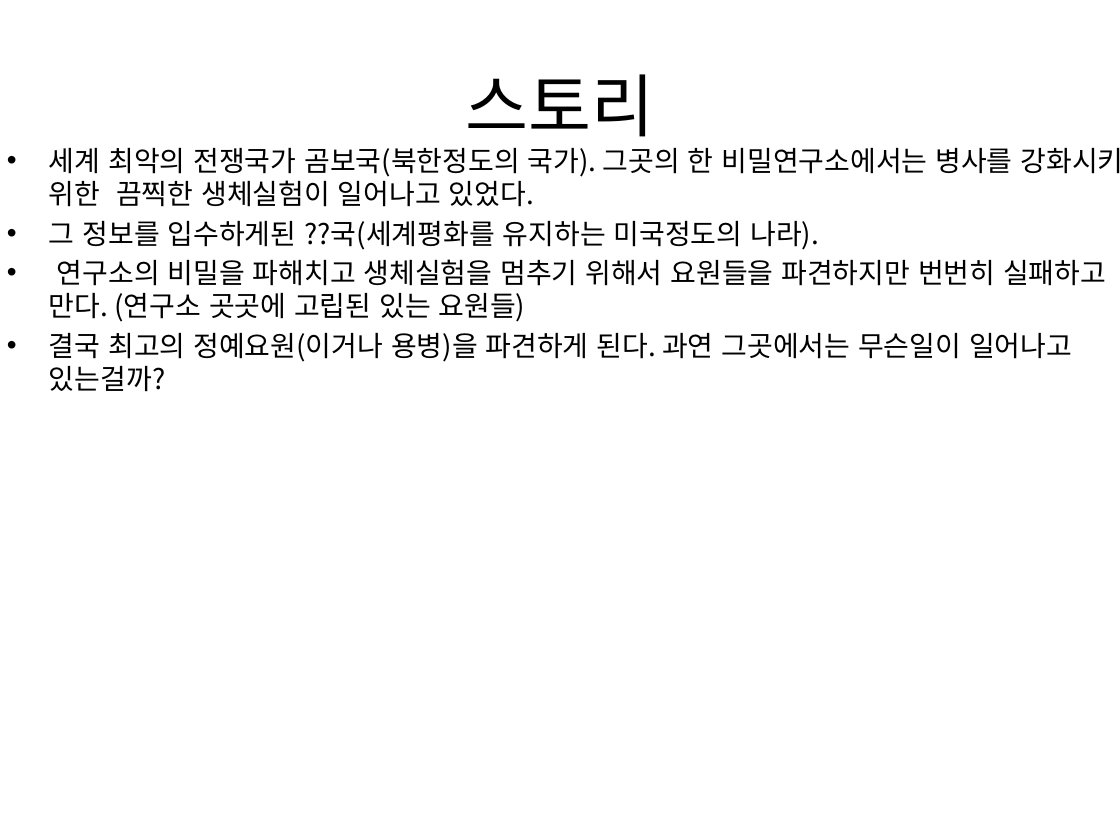
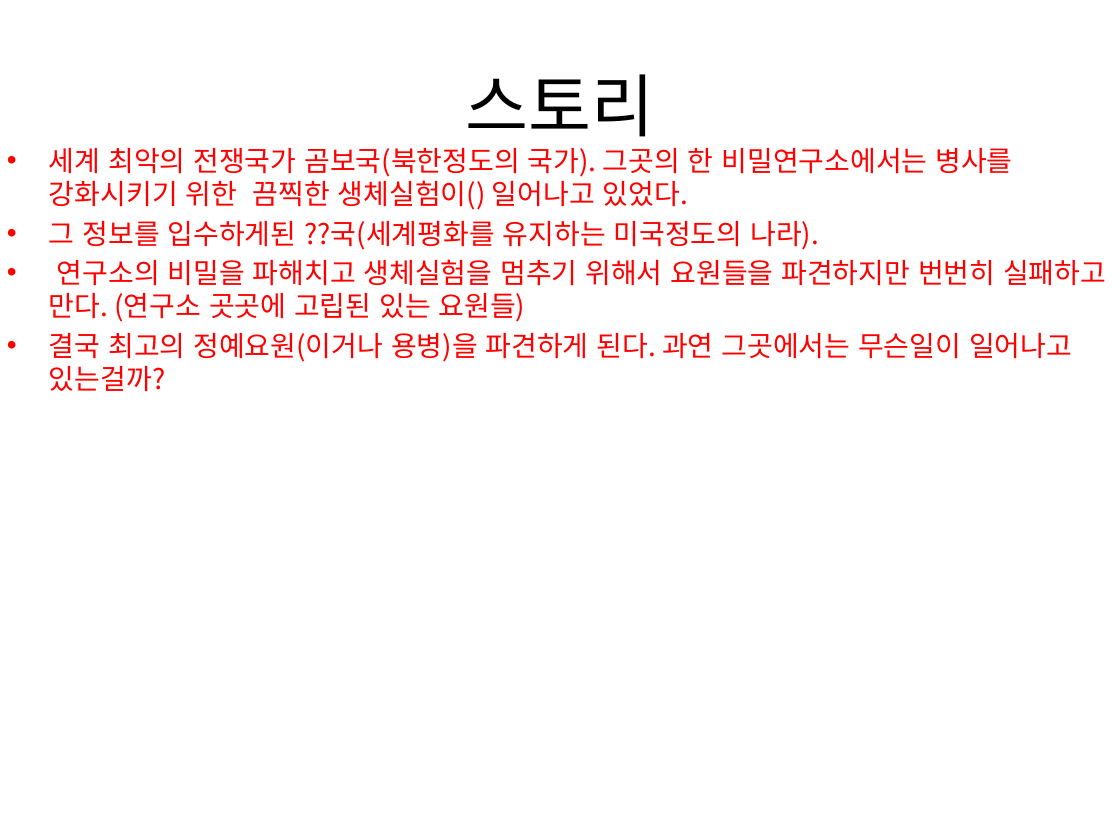
Before and after one commit to gkdlgndpdu/EscapeJail, a slide deck: slide 59 of EscapeJail/Assets/기획/스테이지1기획.pptx. Drawn at 1120x840 pixels with LibreOffice and Linux fonts; fonts in the diff are those of the drawing. Boxes give left, top, right and bottom in pixels: in the first picture for what was removed or moved away, otherwise in the second. Text is boxed around its words. In the diff, an @@ line names an element or a change of style, - is before the commit and + after.

```diff
--- a/EscapeJail/Assets/기획/스테이지1기획.pptx
+++ b/EscapeJail/Assets/기획/스테이지1기획.pptx
@@ text at <box>49,148,1012,210</box>: text changed; text colour #000000 to #FF0000 @@
-• 세계 최악의 전쟁국가 곰보국(북한정도의 국가). 그곳의 한 비밀연구소에서는 병사를 강화시키기 위한 끔찍한 생체실험이 일어나고 있었다.
+• 세계 최악의 전쟁국가 곰보국(북한정도의 국가). 그곳의 한 비밀연구소에서는 병사를 강화시키기 위한 끔찍한 생체실험이() 일어나고 있었다.
@@ text at <box>49,221,1106,392</box>: text colour #000000 to #FF0000 in "그 정보를 입수하게된 ??국(세계평화를 유지하는 미국정도의 나라).", "연구소의 비밀을 파해치고 생체실험을 멈추기 위해서 요원들을 ...", "결국 최고의 정예요원(이거나 용병)을 파견하게 된다. 과연 ..." @@
```
Also in this commit, not shown: 2 other slides changed, 1 slide added, 4 other files.
